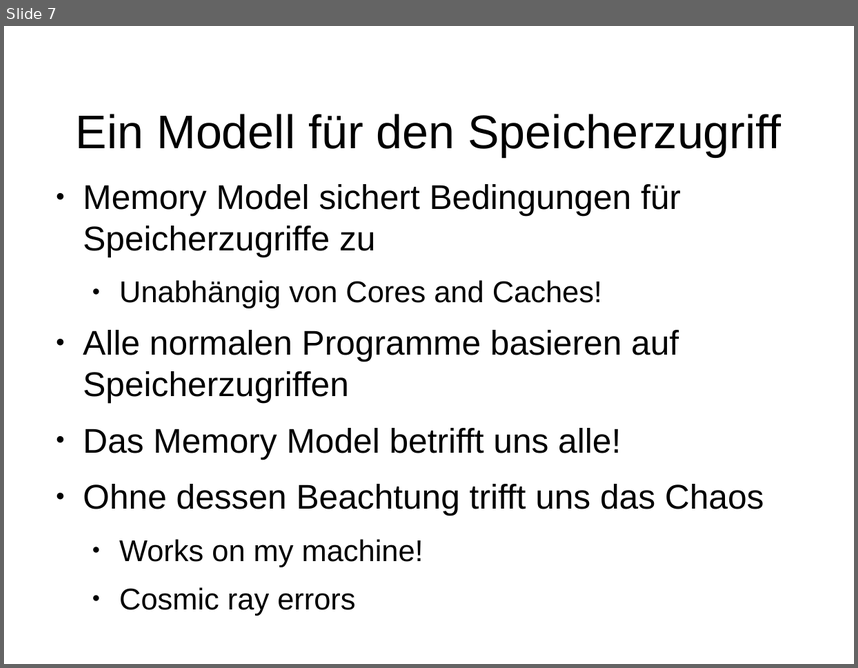
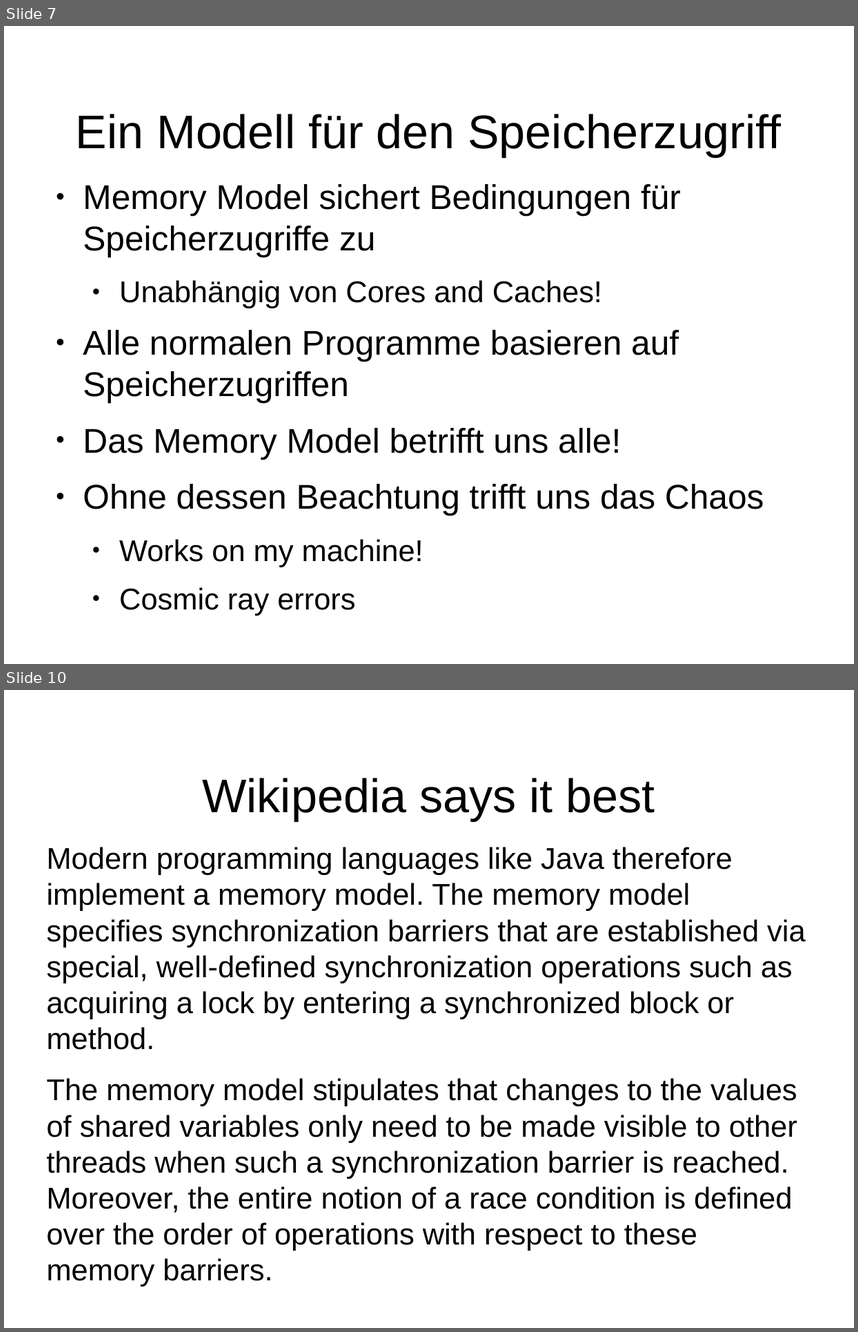
Before and after one commit to dlindner/vorlesung-se2-dhbw, a slide deck: added_2016/Java Memory Model.odp. Shown one above the other, each under a label of ours: slide 7 before the commit, slides 7 and 10 after it; the slides between them are not shown. The pictures are 858x668 and 858x1332 pixels, drawn with LibreOffice and Linux fonts; fonts in the diff are those of the drawing; background and template pictures are left out. Boxes give left, top, right and bottom in pixels: in the first picture for what was removed or moved away, otherwise in the second. Text is boxed around its words. In the diff, an @@ line names an element or a change of style, - is before the commit and + after.

Commit message:
Wikipedia-Orgie

```diff
--- a/added_2016/Java Memory Model.odp
+++ b/added_2016/Java Memory Model.odp
@@ slide 10 added at bbox=[4, 690, 854, 1328], background picture (left out) @@
@@ title added at bbox=[202, 778, 655, 821], 44 pt, text #000000 @@
+Wikipedia says it best
@@ text added at bbox=[47, 847, 806, 1250], 28 pt, text #000000 @@
+Modern programming languages like Java therefore implement a memory model. The memory model specifies synchronization barriers that are established via special, well-defined synchronization operations such as acquiring a lock by entering a synchronized block or method.
+The memory model stipulates that changes to the values of shared variables only need to be made visible to other threads when such a synchronization barrier is reached. Moreover, the entire notion of a race condition is defined over the order of operations with respect to these memory barriers.
```
Also in this commit, not shown: 1 slide changed, 9 other slides added, 10 slides removed.
